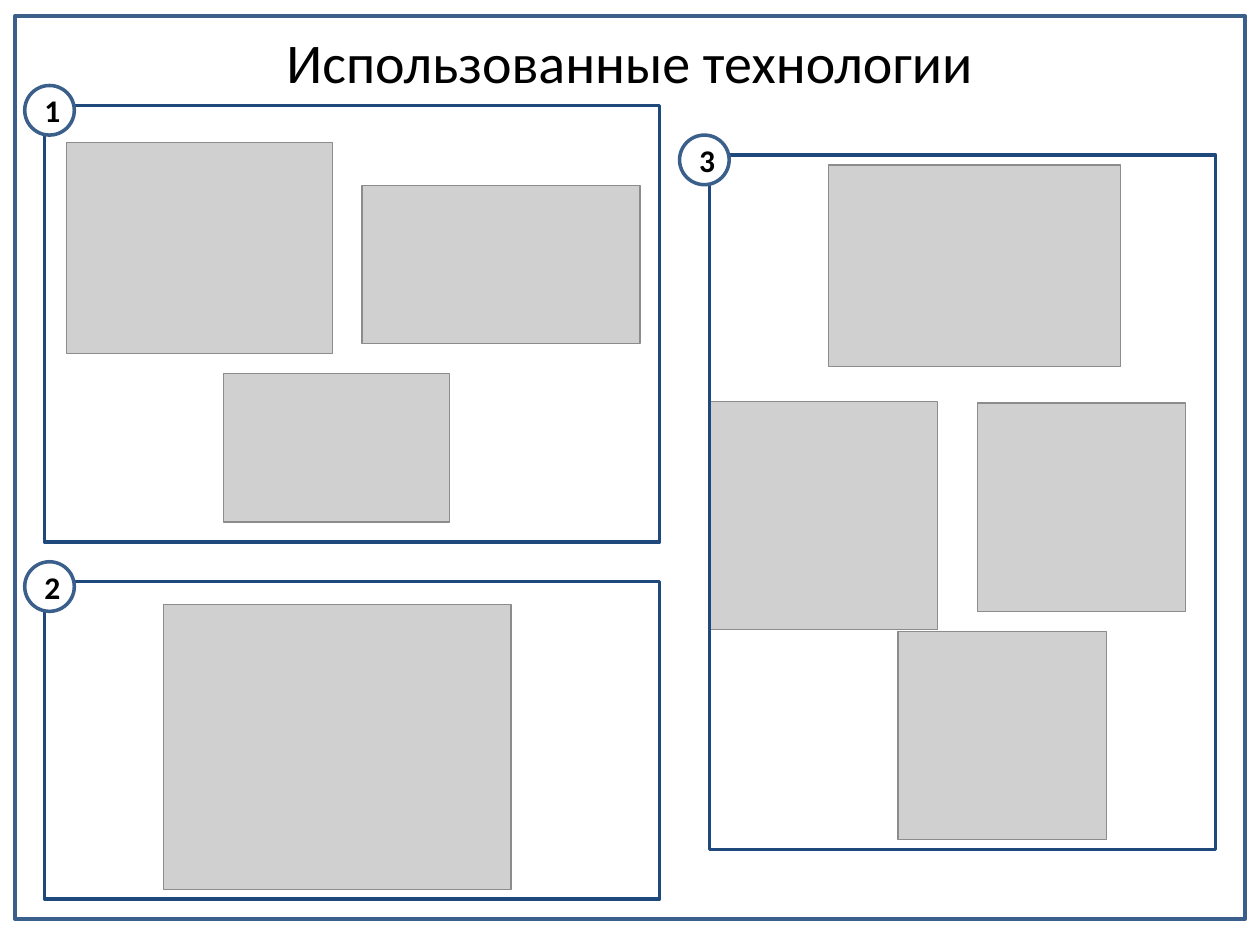
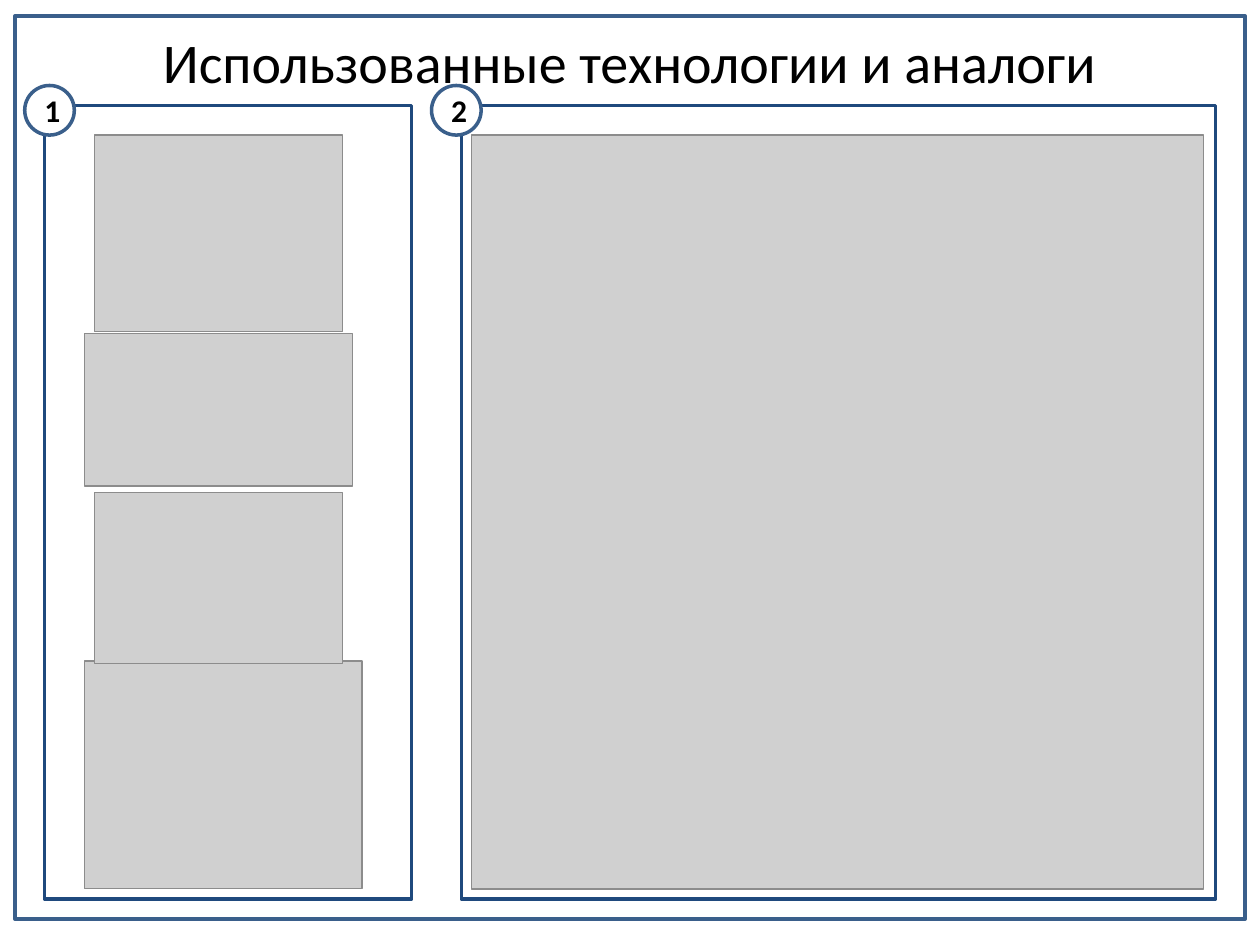
Before and after one commit to Alexeyyy/Diploma_doc, a slide deck: slide 18 of Презентация/Боевая/Подсистема_интеграции_4.pptx. Drawn at 1260x945 pixels with LibreOffice and Linux fonts; fonts in the diff are those of the drawing; grey boxes stand for pictures. Boxes give left, top, right and bottom in pixels: in the first picture for what was removed or moved away, otherwise in the second. Text is boxed around its words. In the diff, an @@ line names an element or a change of style, - is before the commit and + after.

```diff
--- a/Презентация/Боевая/Подсистема_интеграции_4.pptx
+++ b/Презентация/Боевая/Подсистема_интеграции_4.pptx
@@ title at box(163, 47, 1095, 96): text changed @@
-Использованные технологии
+Использованные технологии и аналоги
@@ ellipse "2": place and size @@
-ellipse "2" at box(25, 562, 74, 611)
+ellipse "2" at box(432, 86, 481, 135)
@@ rectangle: place and size @@
-rectangle at box(44, 106, 659, 542)
+rectangle at box(44, 106, 411, 900)
@@ rectangle: place and size @@
-rectangle at box(709, 155, 1216, 849)
+rectangle at box(461, 106, 1215, 900)
@@ picture: place and size @@
-picture at box(67, 142, 333, 353)
+picture at box(94, 135, 343, 331)
@@ picture added at box(471, 135, 1203, 888) @@
@@ ellipse removed at box(679, 135, 728, 184) @@
-3
@@ picture: place and size @@
-picture at box(362, 185, 639, 343)
+picture at box(84, 334, 353, 486)
@@ picture removed at box(223, 373, 450, 522) @@
@@ picture removed at box(709, 402, 937, 630) @@
@@ picture removed at box(978, 403, 1186, 611) @@
@@ picture: place and size @@
-picture at box(828, 165, 1120, 367)
+picture at box(94, 493, 343, 664)
@@ rectangle removed at box(44, 582, 659, 900) @@
@@ picture removed at box(898, 631, 1106, 839) @@
@@ picture: place and size @@
-picture at box(164, 605, 512, 890)
+picture at box(84, 662, 362, 890)
```
Also in this commit, not shown: 6 other slides changed, 1 other file.
